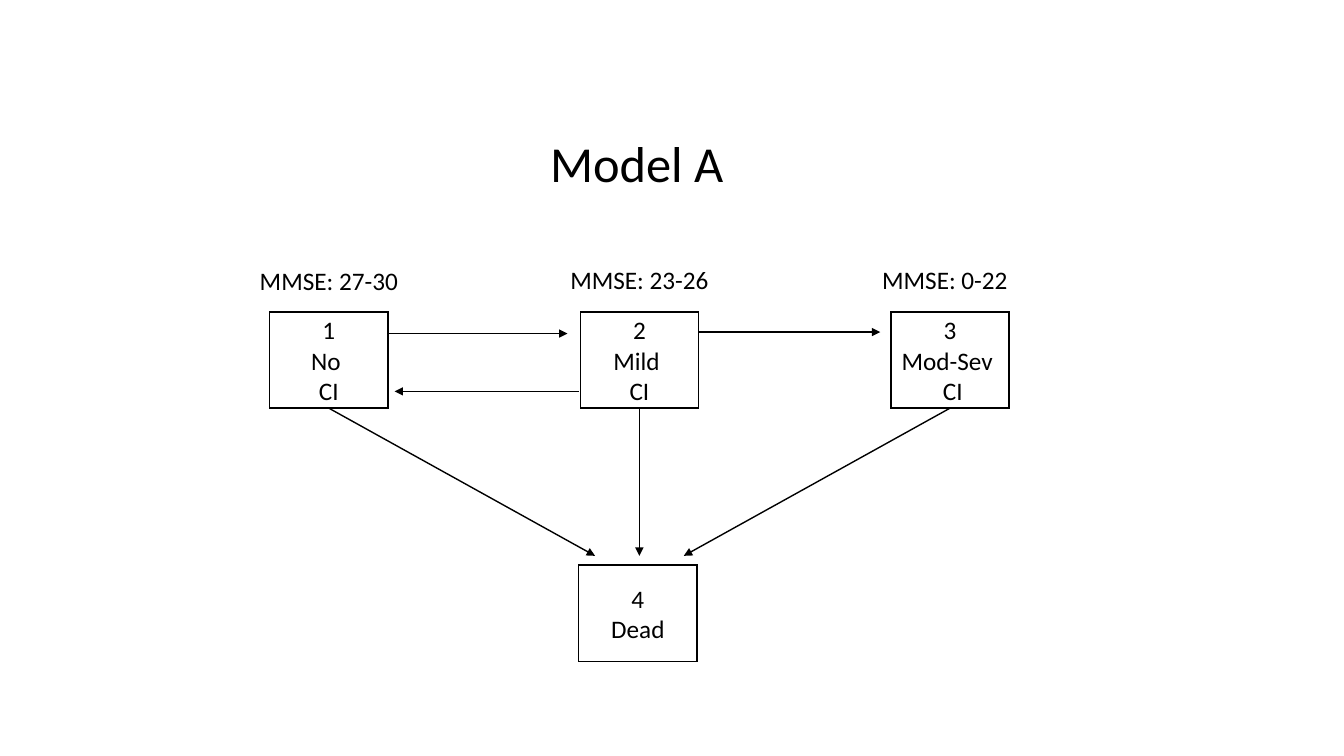
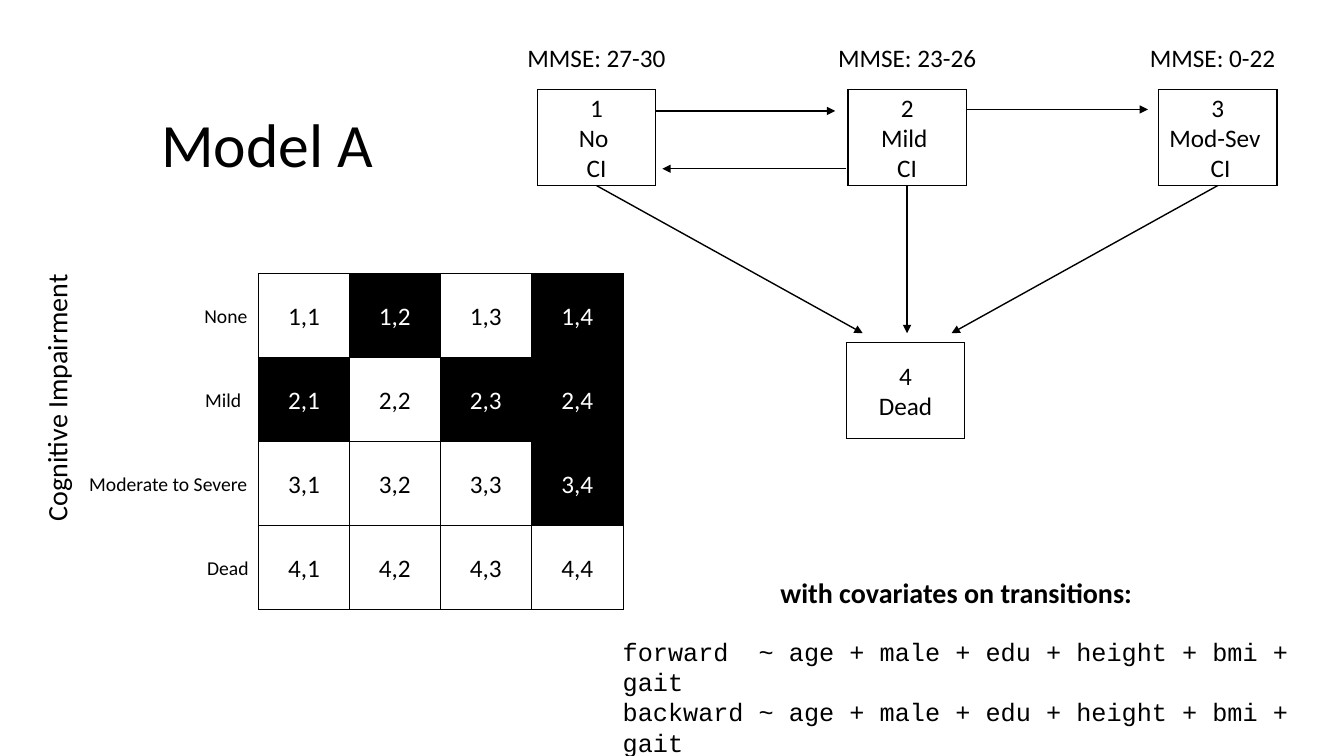
Before and after one commit to IALSA/ialsa-2018-amsterdam, a slide deck: slide 2 of libs/materials/ppt/image-support.pptx. Drawn at 1344x756 pixels with LibreOffice and Linux fonts; fonts in the diff are those of the drawing. Boxes give left, top, right and bottom in pixels: in the first picture for what was removed or moved away, otherwise in the second. Text is boxed around its words. In the diff, an @@ line names an element or a change of style, - is before the commit and + after.

Commit message:
added model specification

```diff
--- a/libs/materials/ppt/image-support.pptx
+++ b/libs/materials/ppt/image-support.pptx
@@ 3 rectangles, 1 text: place and size @@
-3 rectangles, 1 text at box(260, 273, 1009, 408)
+3 rectangles, 1 text at box(527, 50, 1276, 186)
@@ text "MMSE: 23-26": place and size @@
-text "MMSE: 23-26" at box(570, 272, 709, 289)
+text "MMSE: 23-26" at box(838, 50, 976, 68)
@@ text "MMSE: 0-22": place and size @@
-text "MMSE: 0-22" at box(882, 272, 1007, 289)
+text "MMSE: 0-22" at box(1150, 50, 1275, 67)
@@ text "Model A": place and size @@
-text "Model A" at box(550, 147, 723, 183)
+text "Model A" at box(161, 124, 373, 168)
@@ text "Model A" at box(161, 124, 373, 168): size 36 to 44 pt; alignment left to centre @@
@@ 2 arrows, 1 rectangle: place and size @@
-2 arrows, 1 rectangle at box(388, 334, 697, 661)
+2 arrows, 1 rectangle at box(656, 111, 965, 439)
@@ 4 arrows: place and size @@
-4 arrows at box(329, 332, 951, 556)
+4 arrows at box(597, 110, 1218, 334)
@@ group added at box(41, 273, 623, 610): 16 rectangles, 5 texts @@
+1,1
+1,2
+1,3
+1,4
+2,1
+2,2
+2,3
+2,4
+3,1
+3,2
+3,3
+3,4
+4,1
+4,2
+4,3
+4,4
+Cognitive Impairment
+None
+Mild
+Moderate to Severe
+Dead
@@ text added at box(780, 583, 1132, 604), 20 pt, text #000000, bold @@
+with covariates on transitions:
@@ text added at box(623, 642, 1257, 756), 18 pt, text #000000 @@
+forward ~ age + male + edu + height + bmi + gait
+backward ~ age + male + edu + height + bmi + gait
+dead ~ age + male + edu + height + bmi + gait
```
Also in this commit, not shown: 1 slide added, 4 other files.
